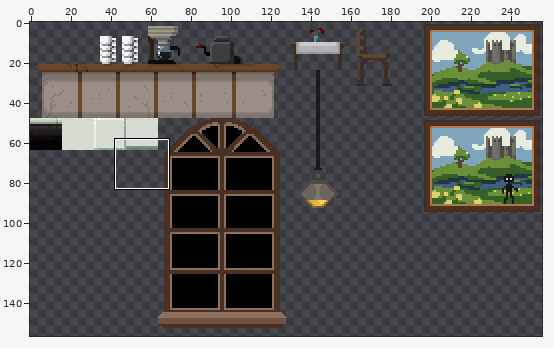
Two states of a sprite sheet, core/assets/cafe_tiles.png. Above: a wide view before the commit, with the close-up outlined.
Close-up. Earlier state:
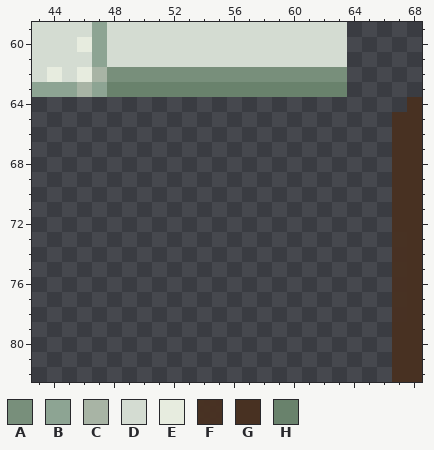
The file is 256x256 pixels. Pixels under 10% opacity are left out. Colours within 5 levels of each other are drawn and written as one. Shown: x 43..68, y 59..82. The wide view leaves out empty margins. The commit also changed other parts of the picture, which this record leaves out.
Palette (. is transparent): A #788f7b  B #8da493  C #a8b4a5  D #d4dcd2  E #e7ecdf  F #483122f9  G #483122  H #69826c
Pixels before, first column x 43:
59 DDDDBDDDDDDDDDDDDDDDD.....
60 DDDEBDDDDDDDDDDDDDDDD.....
61 DDDDBDDDDDDDDDDDDDDDD.....
62 DEDECAAAAAAAAAAAAAAAA.....
63 BBBCBHHHHHHHHHHHHHHHH.....
64 .........................G
65 ........................GG
66 ........................GG
67 ........................GG
68 ........................GG
69 ........................GG
70 ........................GG
71 ........................GG
72 ........................GG
73 ........................FG
74 ........................FG
75 ........................FG
76 ........................FG
77 ........................FG
78 ........................FG
79 ........................GG
80 ........................GG
81 ........................GG
82 ........................GG
After:
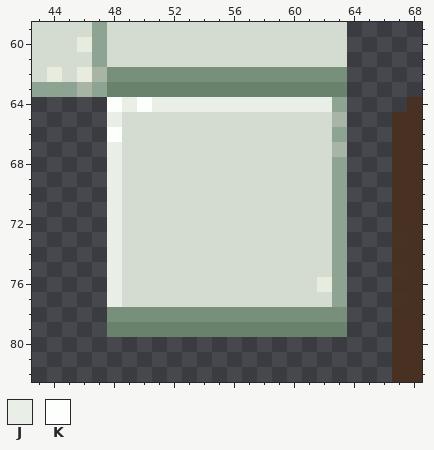
Colours new in this view: J #e9efe7  K #fdfffd
Changes in this commit:
Changed rows in their new state; - is an unchanged pixel.
first column x 48:
64 KJKJJJJJJJJJJJJB
65 JDDDDDDDDDDDDDDC
66 KDDDDDDDDDDDDDDB
67 JDDDDDDDDDDDDDDC
68 JDDDDDDDDDDDDDDB
69 JDDDDDDDDDDDDDDB
70 JDDDDDDDDDDDDDDB
71 JDDDDDDDDDDDDDDB
72 JDDDDDDDDDDDDDDB
73 JDDDDDDDDDDDDDDB
74 JDDDDDDDDDDDDDDB
75 JDDDDDDDDDDDDDDB
76 JDDDDDDDDDDDDDEB
77 JDDDDDDDDDDDDDDB
78 AAAAAAAAAAAAAAAA
79 HHHHHHHHHHHHHHHH
Changed places in both close-ups, as pixel boxes (x1, y1, x2, y2):
added: (107, 97, 347, 337)
